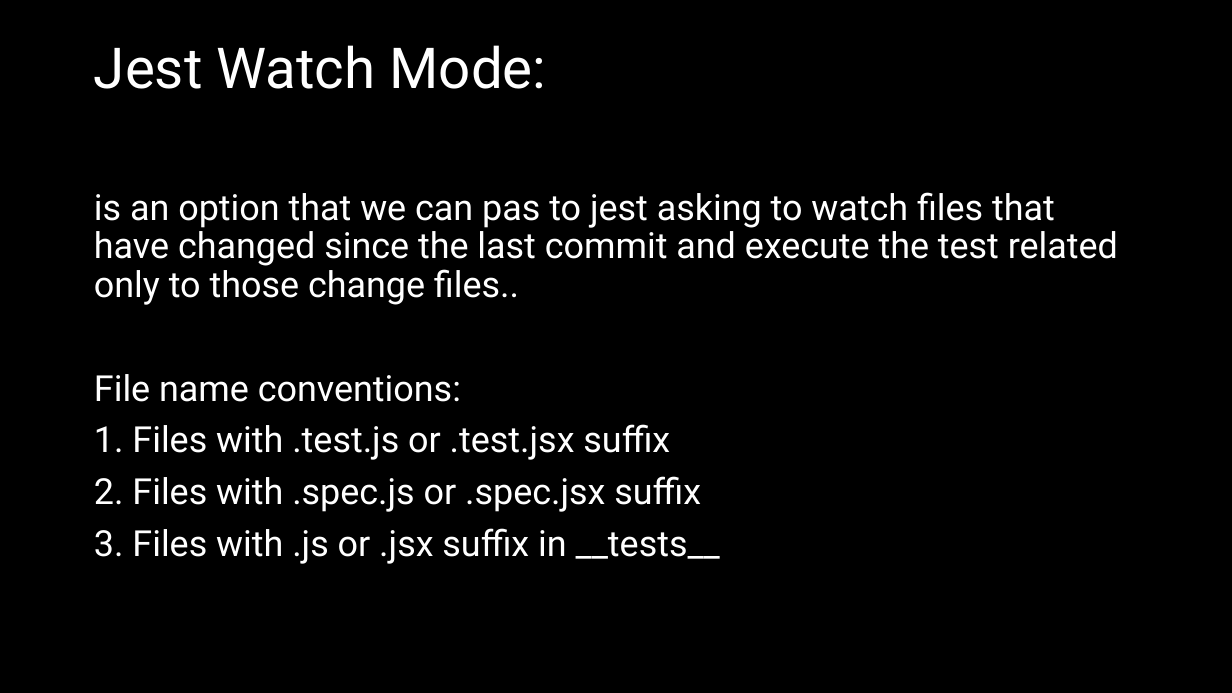
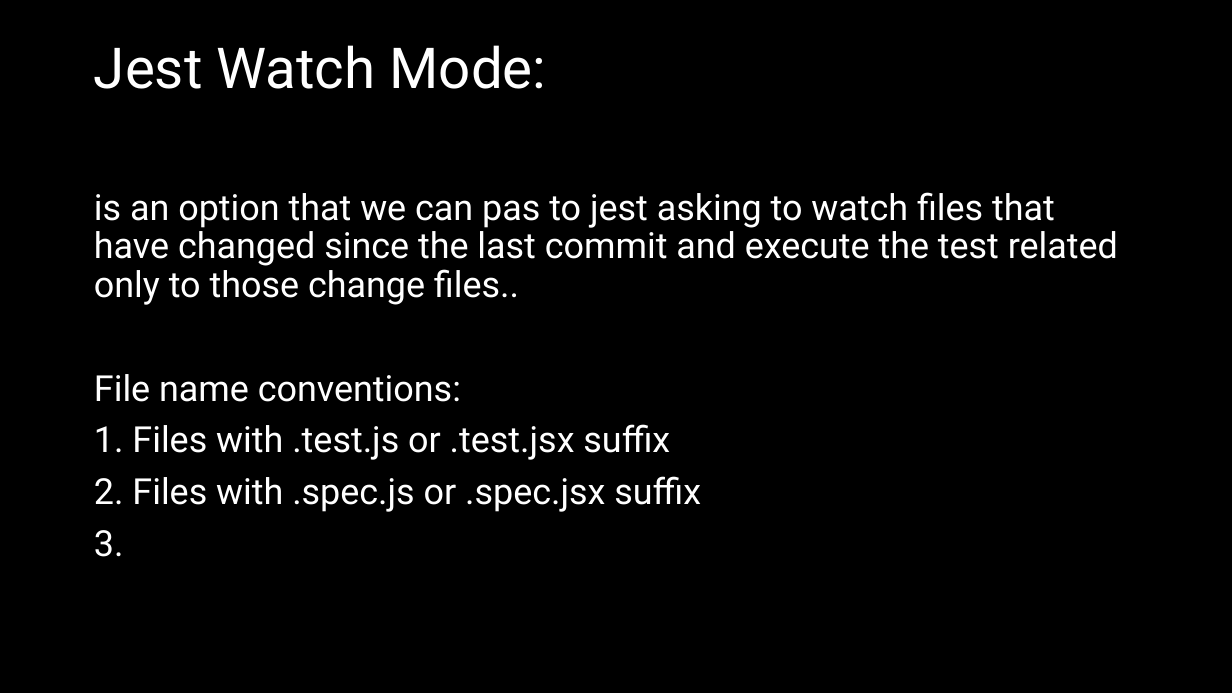
Before and after one commit to natiquekeyin/winter2025, a slide deck: slide 20 of JavaScript/Week12/Week12.pptx. Drawn at 1232x693 pixels with LibreOffice and Linux fonts; fonts in the diff are those of the drawing. Boxes give left, top, right and bottom in pixels: in the first picture for what was removed or moved away, otherwise in the second. Text is boxed around its words. In the diff, an @@ line names an element or a change of style, - is before the commit and + after.

```diff
--- a/JavaScript/Week12/Week12.pptx
+++ b/JavaScript/Week12/Week12.pptx
@@ text at (x1=94, y1=530, x2=124, y2=557): text changed @@
-3. Files with .js or .jsx suffix in __tests__
+3.
```
Also in this commit, not shown: 2 other slides changed, 5 other files.
